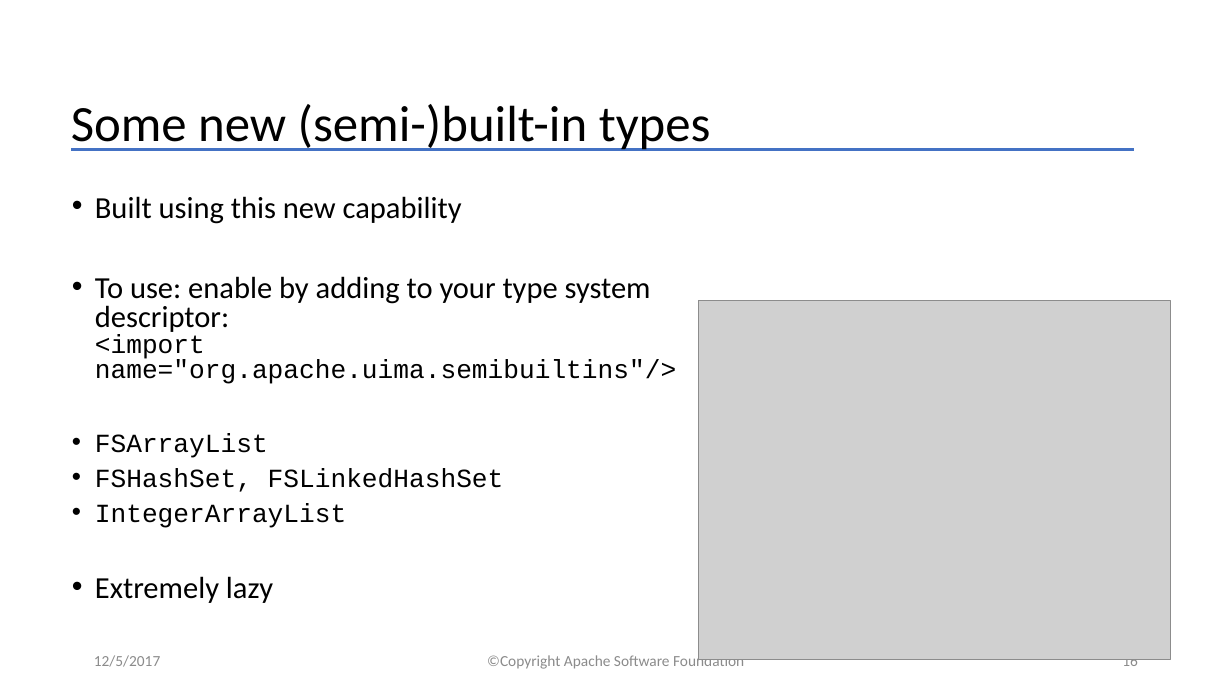
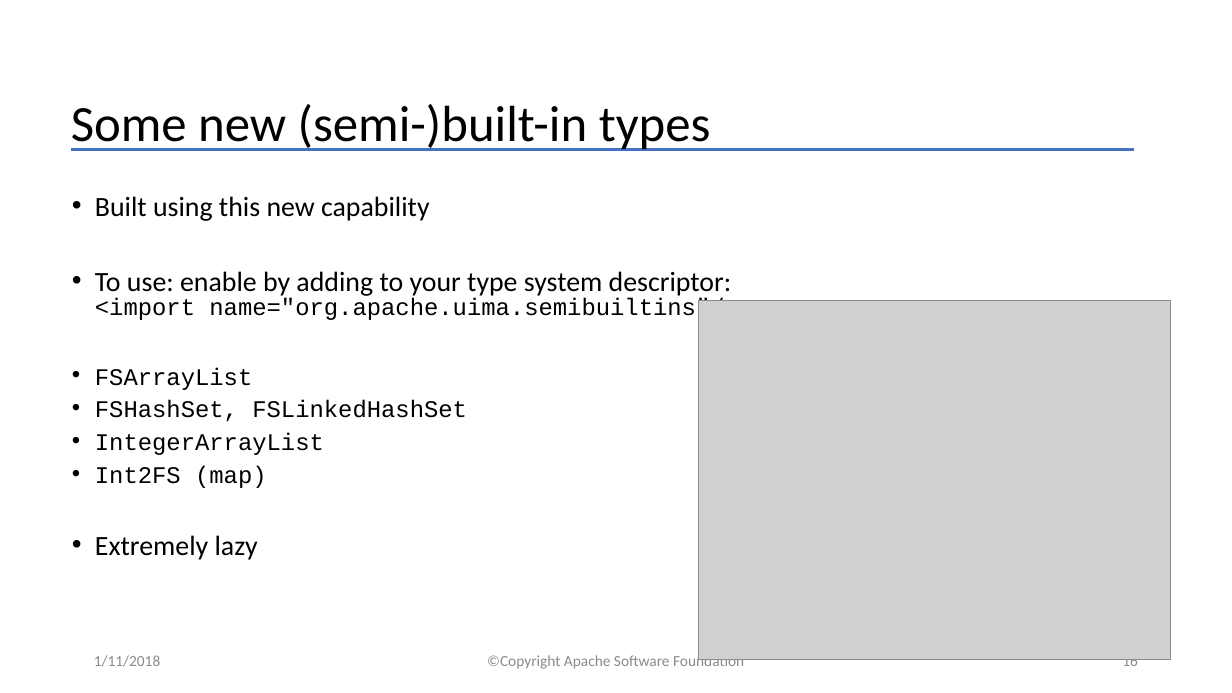
Before and after one commit to apache/uima-site, a slide deck: slide 16 of docs/downloads/uv3/UIMA_V3_Programmers_Solutions.pptx. Drawn at 1232x693 pixels with LibreOffice and Linux fonts; fonts in the diff are those of the drawing; grey boxes stand for pictures. Boxes give left, top, right and bottom in pixels: in the first picture for what was removed or moved away, otherwise in the second. Text is boxed around its words. In the diff, an @@ line names an element or a change of style, - is before the commit and + after.

```diff
--- a/docs/downloads/uv3/UIMA_V3_Programmers_Solutions.pptx
+++ b/docs/downloads/uv3/UIMA_V3_Programmers_Solutions.pptx
@@ text at bbox=[95, 196, 739, 560]: size 23.8 to 21.7 pt in "Built using this new capability", "To use: enable by adding to your ...", "Extremely lazy"; size 20.4 to 18.6 pt in "<import name="org.apache.uima.semibuiltins"/>", "FSArrayList", "FSHashSet, FSLinkedHashSet", "IntegerArrayList" @@
@@ text at bbox=[95, 466, 267, 488]: paragraph added @@
+• Int2FS (map)
@@ text at bbox=[94, 655, 160, 667]: text changed @@
-12/5/2017
+1/11/2018
```
Also in this commit, not shown: 29 other slides changed, 1 slide added, 11 other files.
